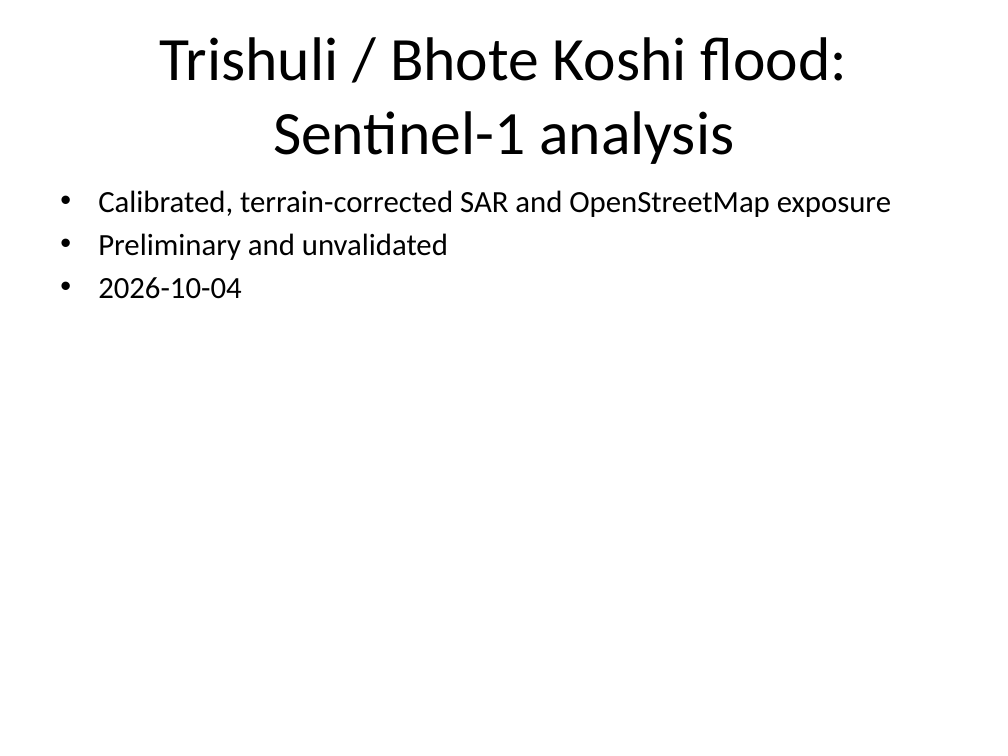
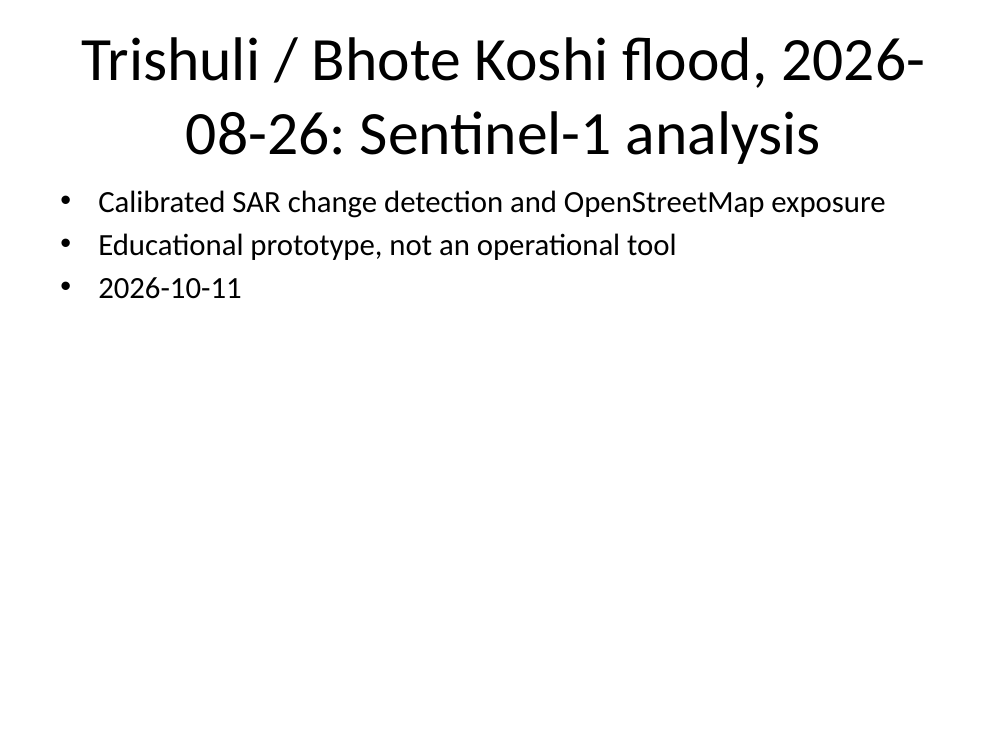
Before and after one commit to MANIKANTH678/trishuli-flood-mapping, a slide deck: slide 1 of outputs/presentation.pptx. Drawn at 1008x756 pixels with LibreOffice and Linux fonts; fonts in the diff are those of the drawing. Boxes give left, top, right and bottom in pixels: in the first picture for what was removed or moved away, otherwise in the second. Text is boxed around its words. In the diff, an @@ line names an element or a change of style, - is before the commit and + after.

```diff
--- a/outputs/presentation.pptx
+++ b/outputs/presentation.pptx
@@ title at bbox=[81, 37, 925, 164]: text changed @@
-Trishuli / Bhote Koshi flood: Sentinel-1 analysis
+Trishuli / Bhote Koshi flood, 2026-08-26: Sentinel-1 analysis
@@ text at bbox=[98, 190, 885, 299]: text changed @@
-• Calibrated, terrain-corrected SAR and OpenStreetMap exposure
-• Preliminary and unvalidated
-• 2026-10-04
+• Calibrated SAR change detection and OpenStreetMap exposure
+• Educational prototype, not an operational tool
+• 2026-10-11
```
Also in this commit, not shown: 6 other slides changed, 2 slides added, 3 slides removed, 4 other files.
